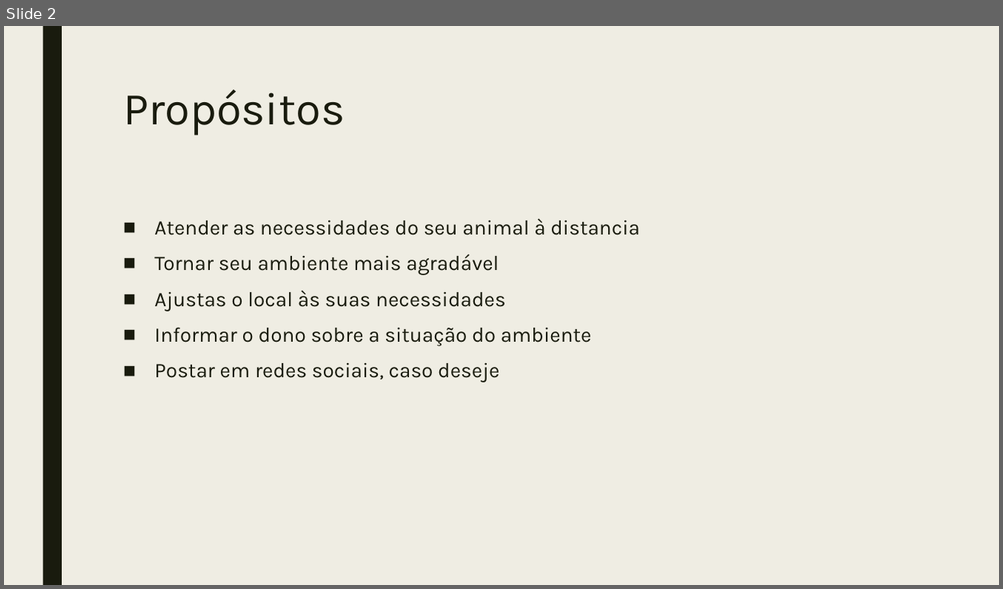
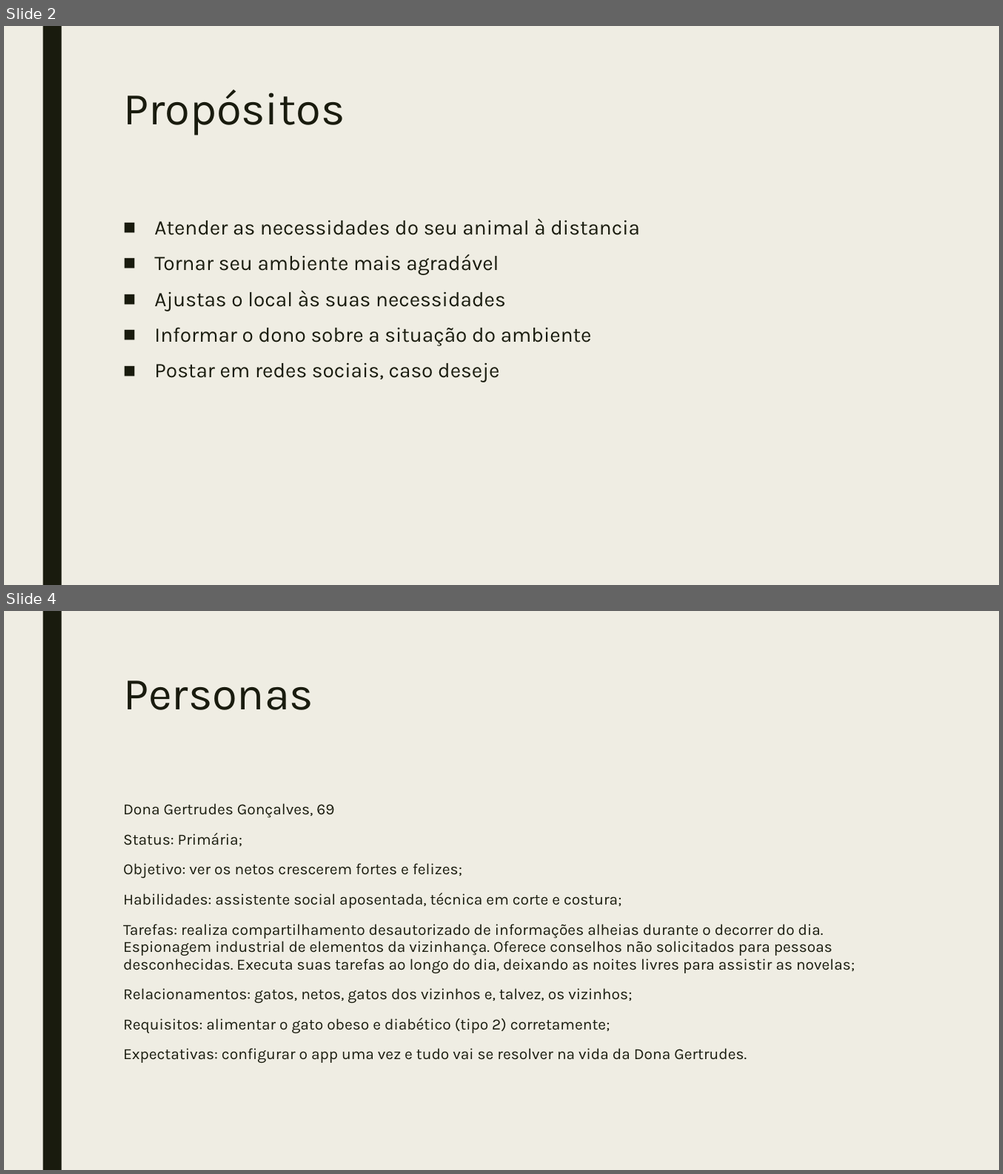
Before and after one commit to kliff-k/si-pet, a slide deck: artifacts/apresentacao.pptx. Shown one above the other, each under a label of ours: slide 2 before the commit, slides 2 and 4 after it; the slides between them are not shown. The pictures are 1003x589 and 1003x1174 pixels, drawn with LibreOffice and Linux fonts; fonts in the diff are those of the drawing. Boxes give left, top, right and bottom in pixels: in the first picture for what was removed or moved away, otherwise in the second. Text is boxed around its words. In the diff, an @@ line names an element or a change of style, - is before the commit and + after.

Commit message:
Tudo funcional (Até onde eu sei)

```diff
--- a/artifacts/apresentacao.pptx
+++ b/artifacts/apresentacao.pptx
@@ slide 4 added at box(4, 611, 999, 1170), background #EFEDE3; not listed: 1 template element that a slide beside it also shows @@
@@ text added at box(123, 681, 313, 710), 44 pt, text #191B0E @@
+Personas
@@ text added at box(123, 803, 854, 1063), 15 pt, text #191B0E @@
+Dona Gertrudes Gonçalves, 69
+Status: Primária;
+Objetivo: ver os netos crescerem fortes e felizes;
+Habilidades: assistente social aposentada, técnica em corte e costura;
+Tarefas: realiza compartilhamento desautorizado de informações alheias durante o decorrer do dia. Espionagem industrial de elementos da vizinhança. Oferece conselhos não solicitados para pessoas desconhecidas. Executa suas tarefas ao longo do dia, deixando as noites livres para assistir as novelas;
+Relacionamentos: gatos, netos, gatos dos vizinhos e, talvez, os vizinhos;
+Requisitos: alimentar o gato obeso e diabético (tipo 2) corretamente;
+Expectativas: configurar o app uma vez e tudo vai se resolver na vida da Dona Gertrudes.
```
Also in this commit, not shown: 1 slide changed, 7 other slides added, 16 other files.
